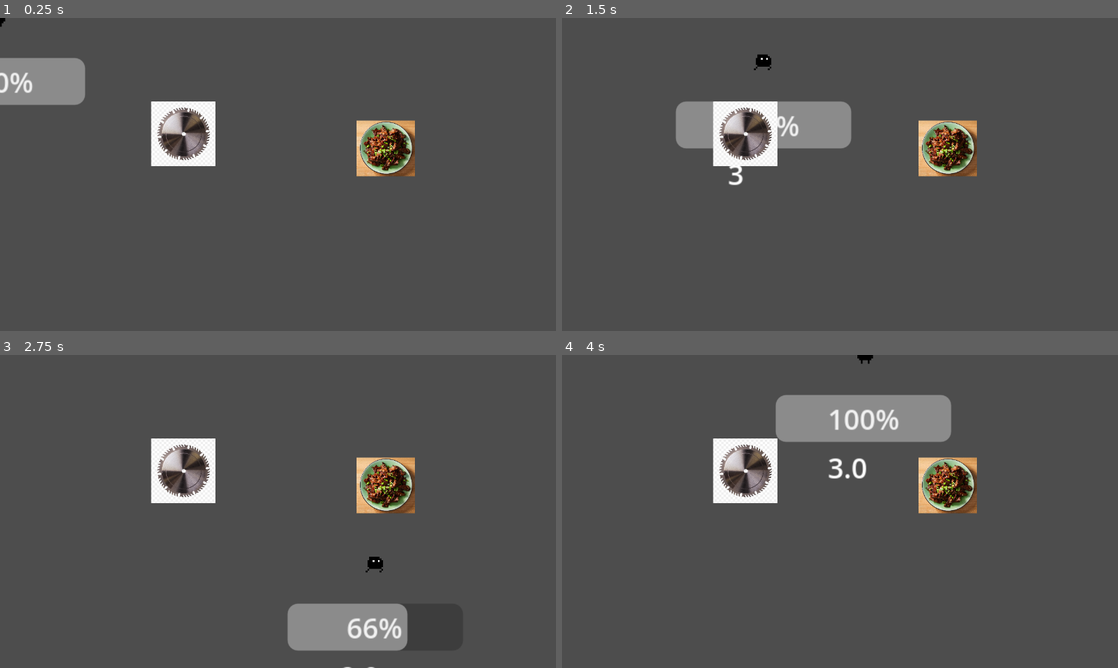
Above: before the commit, frames 1-4 (two rows, left to right).
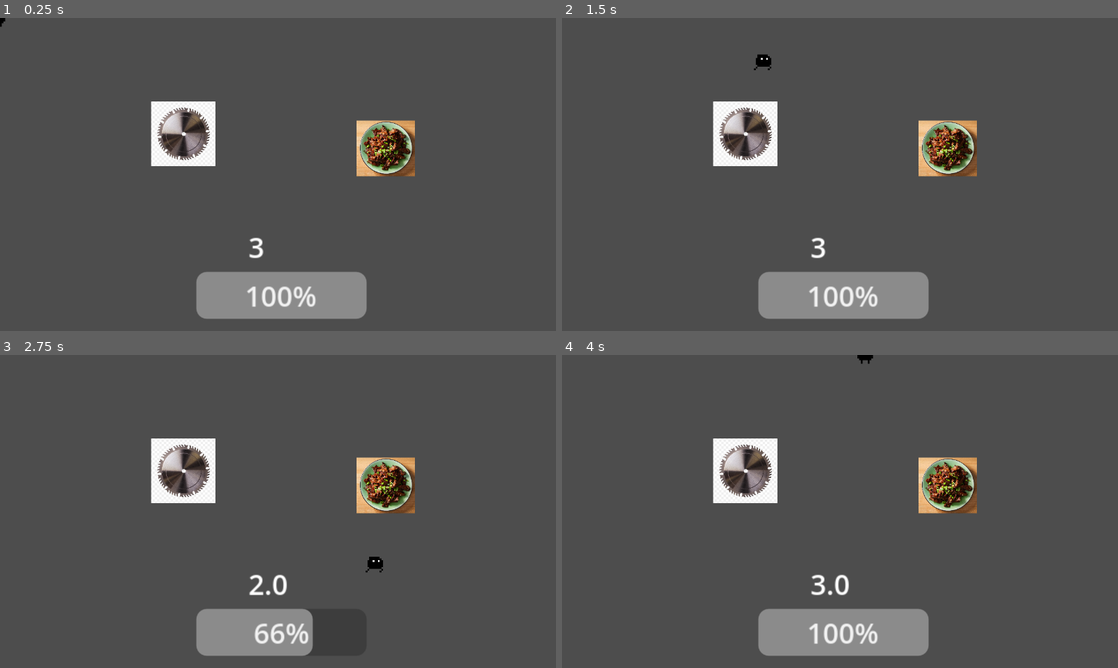
Above: after the commit, the same moments.

Repository: OAVideoGameDevelopment/Phoenix
Game: Godot game, scene res://Main.tscn
The game is run twice, just before and just after one commit, with the same random seed, the same clock (stepped at 60 frames per second) and the same inputs.
Inputs:
- Up to frame 1 (0.25 s): no input
- Up to frame 2 (1.5 s): tap Enter at 0.5 s; hold D (move_right) 0.53-1.28 s; hold S (move_down) from 1.28 s (still down)
- Up to frame 3 (2.75 s): release S (move_down) at 2.03 s; hold D (move_right) from 2.03 s (still down)
- Up to frame 4 (4 s): release D (move_right) at 2.78 s; hold W (move_up) 2.78-3.53 s; hold A (move_left) from 3.53 s (still down)

The runs differ from the first frame. In frame 1, 7.0% of the frame differs, in the area x 0-66%, y 12-97%; in frame 2, 7.7%; in frame 3, 5.5%; in frame 4, 9.7%, in the area x 35-70%, y 12-97%.

Commit message:
Anchored Health Bar & added Death

Diff:
--- a/Main.tscn
+++ b/Main.tscn
@@ -1,9 +1,10 @@
-[gd_scene load_steps=6 format=3 uid="uid://di36bxkcrnr52"]
+[gd_scene load_steps=7 format=3 uid="uid://di36bxkcrnr52"]
 
 [ext_resource type="PackedScene" uid="uid://d2l1oof6loxxe" path="res://Player/Player.tscn" id="1_uu6xs"]
 [ext_resource type="Script" uid="uid://dw0yxse7nva8" path="res://Player/PlayerCharacterData.gd" id="2_r0du0"]
 [ext_resource type="PackedScene" uid="uid://b5yaa70qbh3li" path="res://Damage/Saw.tscn" id="3_cm0pq"]
 [ext_resource type="PackedScene" uid="uid://wqcuyddc0728" path="res://Heals/Heart.tscn" id="4_fos0i"]
+[ext_resource type="Script" uid="uid://btbo1qgfb7n2n" path="res://health_bar.gd" id="5_fos0i"]
 
 [sub_resource type="Resource" id="Resource_cm0pq"]
 resource_local_to_scene = true
@@ -13,12 +14,37 @@
 
 [node name="Main" type="Node"]
 
-[node name="Player" parent="." instance=ExtResource("1_uu6xs")]
+[node name="Player" parent="." node_paths=PackedStringArray("healthBar") instance=ExtResource("1_uu6xs")]
 position = Vector2(-1, 0)
 character_data = SubResource("Resource_cm0pq")
+healthBar = NodePath("../CanvasLayer/HealthBar")
 
 [node name="Saw" parent="." instance=ExtResource("3_cm0pq")]
 position = Vector2(105, 67)
 
 [node name="Heart" parent="." instance=ExtResource("4_fos0i")]
 position = Vector2(222, 73)
+
+[node name="CanvasLayer" type="CanvasLayer" parent="."]
+
+[node name="HealthBar" type="ProgressBar" parent="CanvasLayer" node_paths=PackedStringArray("label")]
+anchors_preset = 7
+anchor_left = 0.5
+anchor_top = 1.0
+anchor_right = 0.5
+anchor_bottom = 1.0
+offset_left = -47.0
+offset_top = -34.0
+offset_right = 51.0
+offset_bottom = -7.0
+grow_horizontal = 2
+grow_vertical = 0
+script = ExtResource("5_fos0i")
+label = NodePath("Label")
+
+[node name="Label" type="Label" parent="CanvasLayer/HealthBar"]
+layout_mode = 1
+anchors_preset = -1
+offset_left = 30.0
+offset_top = -26.0
+offset_right = 83.0
--- a/Player/Player.tscn
+++ b/Player/Player.tscn
@@ -6,7 +6,6 @@
 [ext_resource type="Resource" uid="uid://dvyc820lqfjrx" path="res://Player/DefaultPlayerCharacter.tres" id="3_vcj7w"]
 [ext_resource type="Texture2D" uid="uid://cjooboer2dbvg" path="res://Player/test_attack-Sheet.png" id="6_1m13p"]
 [ext_resource type="Script" uid="uid://c2e8n7ejelcjv" path="res://Player/player_movement.gd" id="8_ip4se"]
-[ext_resource type="Script" uid="uid://btbo1qgfb7n2n" path="res://Player/health_bar.gd" id="8_s1rgi"]
 [ext_resource type="Script" uid="uid://b1ogharj5fnex" path="res://Player/player_default.gd" id="8_u63yy"]
 
 [sub_resource type="AtlasTexture" id="AtlasTexture_3kltw"]
@@ -258,20 +257,5 @@
 animator = NodePath("../../AnimatedSprite2D")
 animation = NodePath("../../AnimationPlayer")
 
-[node name="HealthBar" type="ProgressBar" parent="."]
-offset_left = -51.0
-offset_top = 23.0
-offset_right = 50.0
-offset_bottom = 50.0
-script = ExtResource("8_s1rgi")
-
-[node name="Label" type="Label" parent="HealthBar"]
-layout_mode = 1
-anchors_preset = -1
-offset_left = 30.0
-offset_top = 30.0
-offset_right = 83.0
-offset_bottom = 56.0
-
 [connection signal="area_entered" from="Detection/Damage" to="." method="_on_damage_area_entered"]
 [connection signal="area_entered" from="Detection/Heal" to="." method="_on_heal_area_entered"]
--- a/Player/player.gd
+++ b/Player/player.gd
@@ -19,7 +19,7 @@
 @onready var player_movement: PlayerMovement = $FiniteStateMachine/PlayerMovement
 @onready var player_default: PlayerDefault = $FiniteStateMachine/PlayerDefault
 
-@onready var healthBar = $HealthBar
+@export var healthBar : ProgressBar
 
 func _ready() -> void:
 	# FSM Signals
@@ -55,6 +55,11 @@
 	character_data.HP -= damage
 	if character_data.HP < 0: character_data.HP = 0
 	healthBar.change_health(- damage)
+	if character_data.HP == 0:
+		die()
+
+func die():
+	queue_free()
 
 func take_heal(heal:int):
 	character_data.HP += heal
--- a/Player/health_bar.gd
+++ b/health_bar.gd
@@ -1,13 +1,16 @@
 extends ProgressBar
 
-@onready var label = $Label
+@export var label : Label
 
 func set_health_bar(health, maxHealth):
 	max_value = maxHealth
 	value = health
 
-	label.text = str(health)
+	if label:
+		label.text = str(health)
 
 func change_health(newValue):
 	value += newValue
-	label.text = str(value)
+
+	if label:
+		label.text = str(value)
Not shown: 1 places in Player/Player.tscn that only renumber resources
Renamed: Player/health_bar.gd.uid -> health_bar.gd.uid
